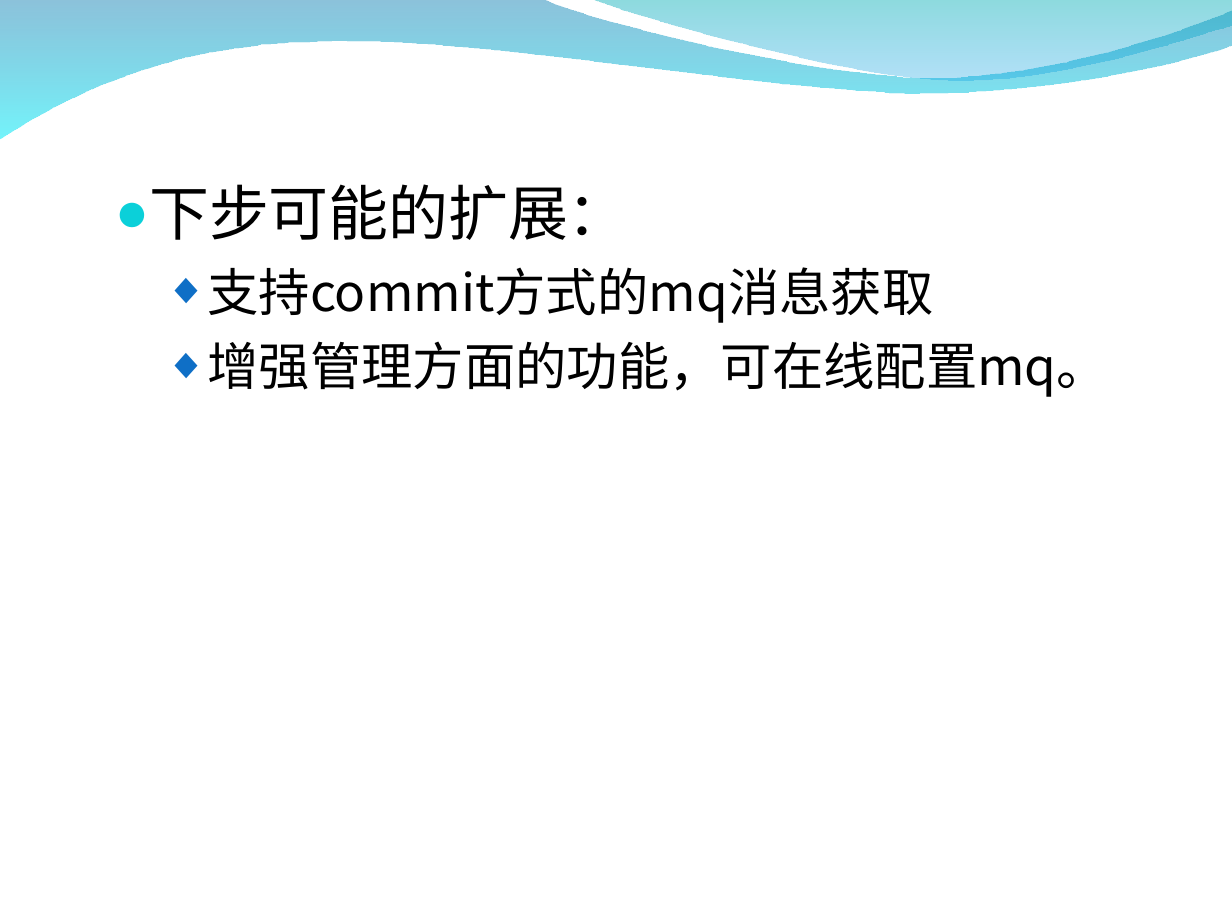
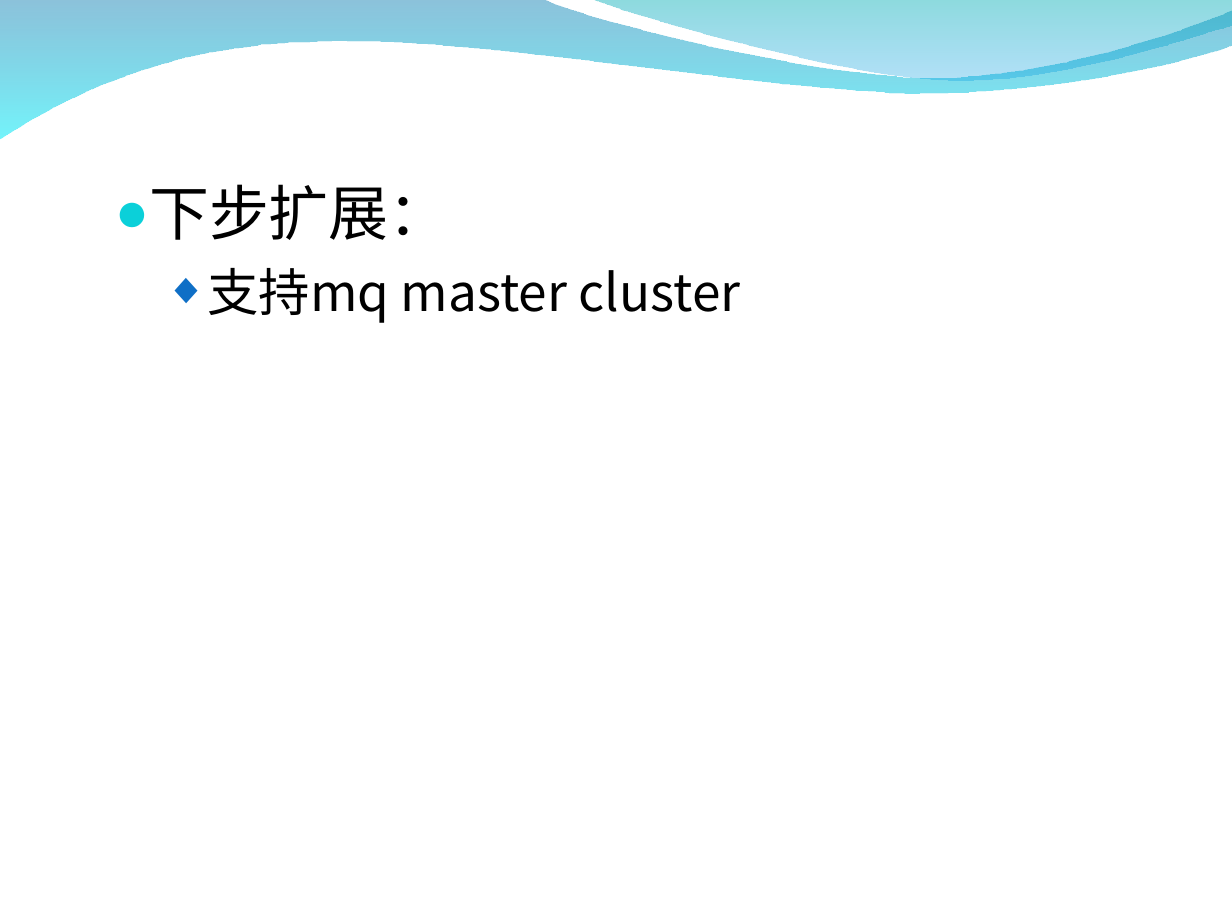
Before and after one commit to zxf1864/cwinux-mq, a slide deck: slide 41 of mq/doc/mq_introduce.ppt (slide 31 before the commit). Drawn at 1232x924 pixels with LibreOffice and Linux fonts; fonts in the diff are those of the drawing; background and template pictures are left out. Boxes give left, top, right and bottom in pixels: in the first picture for what was removed or moved away, otherwise in the second. Text is boxed around its words. In the diff, an @@ line names an element or a change of style, - is before the commit and + after.

```diff
--- a/mq/doc/mq_introduce.ppt
+++ b/mq/doc/mq_introduce.ppt
@@ text at (149,184,741,323): text changed @@
-● 下步可能的扩展：
-  ◆ 支持commit方式的mq消息获取
-  ◆ 增强管理方面的功能，可在线配置mq。
+● 下步扩展：
+  ◆ 支持mq master cluster
```
Also in this commit, not shown: 12 other slides changed, 10 slides added, 1 other file.
